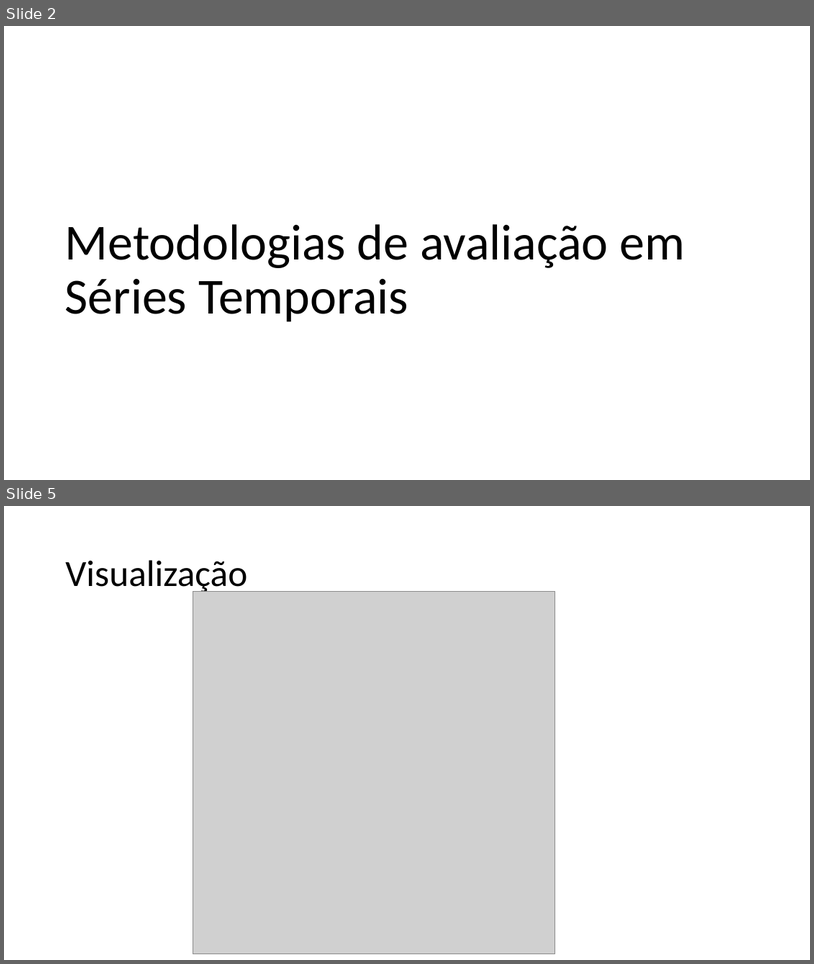
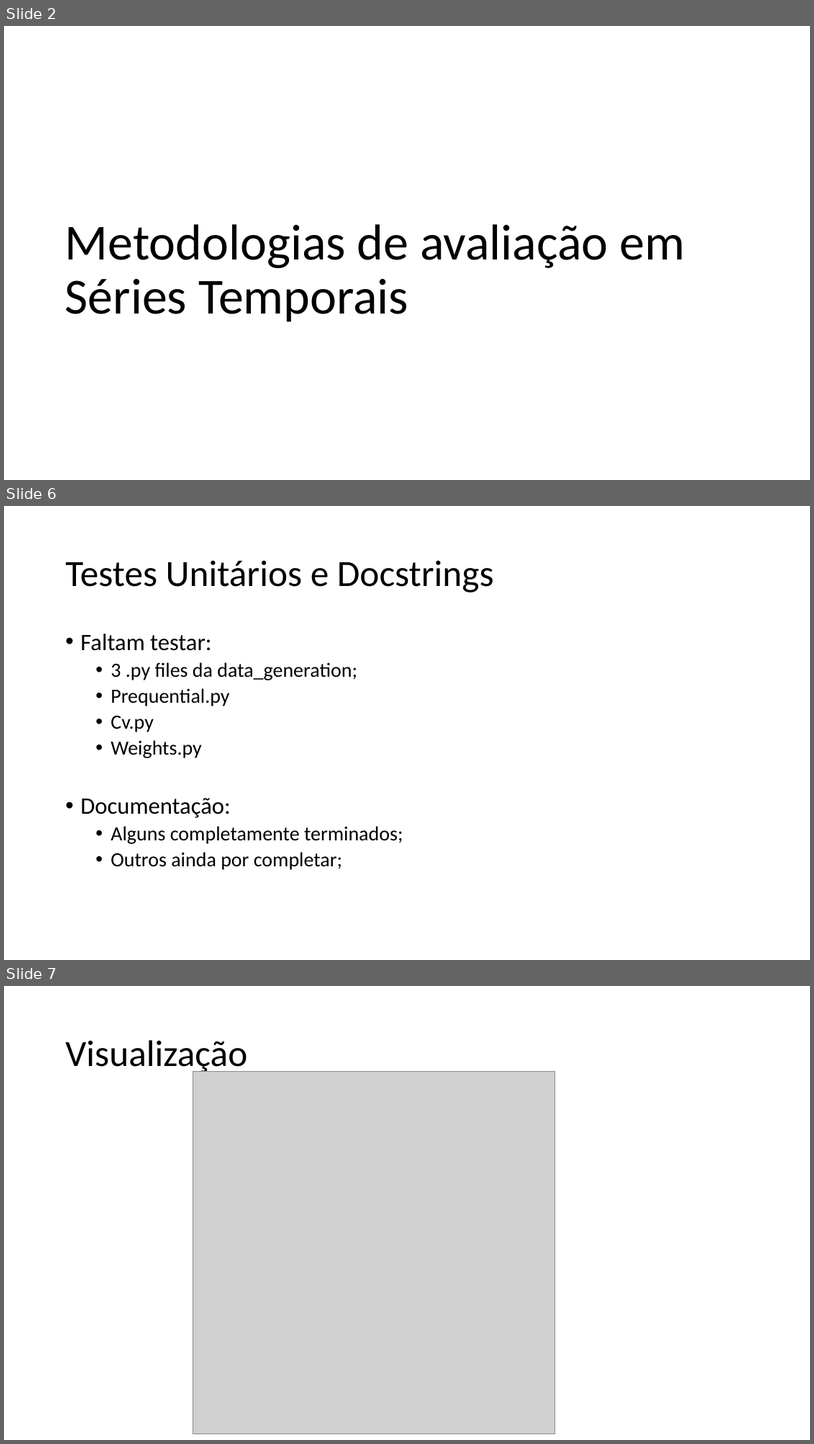
Before and after one commit to MiguelLoureiro98/timecave, a slide deck: papers/.ppt/TimeSeriesCV_03052024.pptx. Shown one above the other, each under a label of ours: slides 2 and 5 before the commit, slides 2, 6 and 7 after it; the slides between them are not shown. The pictures are 814x964 and 814x1444 pixels, drawn with LibreOffice and Linux fonts; fonts in the diff are those of the drawing; grey boxes stand for pictures. Boxes give left, top, right and bottom in pixels: in the first picture for what was removed or moved away, otherwise in the second. Text is boxed around its words. In the diff, an @@ line names an element or a change of style, - is before the commit and + after.

```diff
--- a/papers/.ppt/TimeSeriesCV_03052024.pptx
+++ b/papers/.ppt/TimeSeriesCV_03052024.pptx
@@ slide 6 added at (4,506,810,960), background #FFFFFF @@
@@ title added at (65,560,494,592), 44 pt, text #000000 @@
+Testes Unitários e Docstrings
@@ text added at (80,633,404,870), 24 pt, text #000000 @@
+• Faltam testar:
+  • 3 .py files da data_generation;
+  • Prequential.py
+  • Cv.py
+  • Weights.py
+• Documentação:
+  • Alguns completamente terminados;
+  • Outros ainda por completar;
@@ what was slide 5 is now slide 7 @@
```
Also in this commit, not shown: 3 slides changed, 2 other slides added, 2 slides removed.
